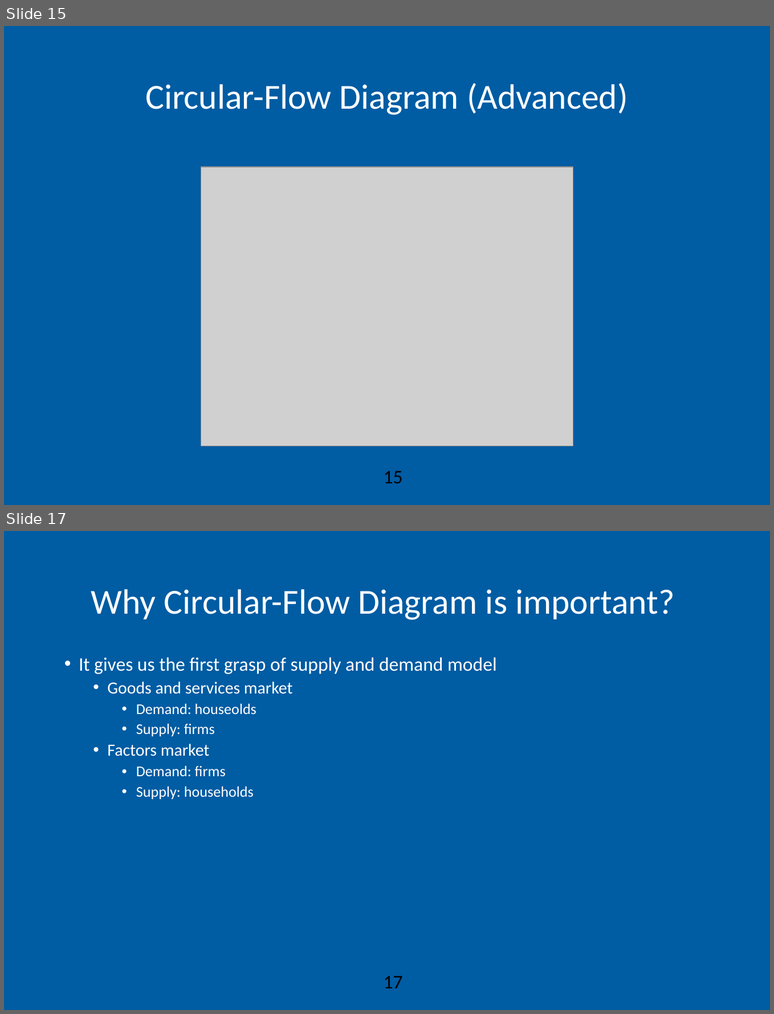
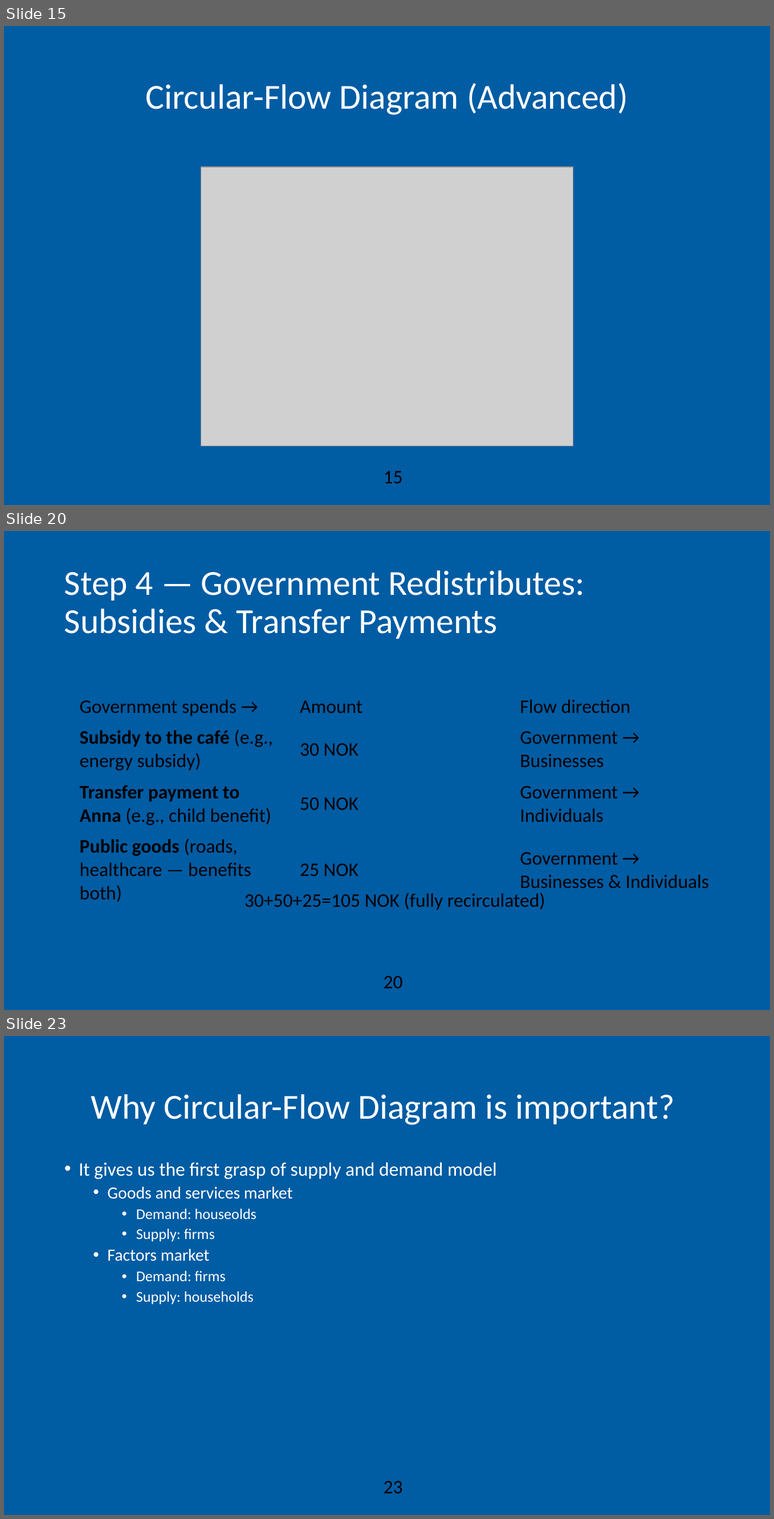
Before and after one commit to AEGDDI/idr305, a slide deck: lectures/L2.pptx. Shown one above the other, each under a label of ours: slides 15 and 17 before the commit, slides 15, 20 and 23 after it; the slides between them are not shown. The pictures are 774x1014 and 774x1519 pixels, drawn with LibreOffice and Linux fonts; fonts in the diff are those of the drawing; grey boxes stand for pictures; background and template pictures are left out. Boxes give left, top, right and bottom in pixels: in the first picture for what was removed or moved away, otherwise in the second. Text is boxed around its words. In the diff, an @@ line names an element or a change of style, - is before the commit and + after.

```diff
--- a/lectures/L2.pptx
+++ b/lectures/L2.pptx
@@ slide 20 added at box(4, 531, 770, 1010), background #FFFFFF; not listed: 2 template elements that a slide beside it also shows @@
@@ title added at box(64, 570, 585, 639), 33 pt, text #FFFFFF @@
+Step 4 — Government Redistributes: Subsidies & Transfer Payments
@@ table added at box(72, 691, 734, 904), 4 rows, 3 columns @@
+Government spends → | Amount | Flow direction
+Subsidy to the café (e.g., energy subsidy) | 30 NOK | Government → Businesses
+Transfer payment to Anna (e.g., child benefit) | 50 NOK | Government → Individuals
+Public goods (roads, healthcare — benefits both) | 25 NOK | Government → Businesses & Individuals
@@ text added at box(245, 892, 546, 910), 18 pt, text #000000 @@
+30+50+25=105 NOK (fully recirculated)
@@ what was slide 17 is now slide 23 @@
@@ page number at box(384, 1481, 403, 1493): text changed @@
-17
+23
```
Also in this commit, not shown: 4 slides changed, 5 other slides added, 1 other file.
